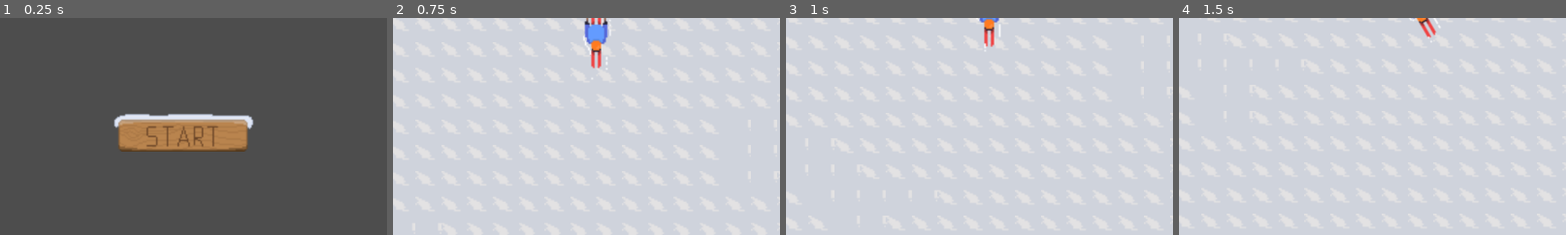
Above: before the commit, frames 1-4 (left to right).
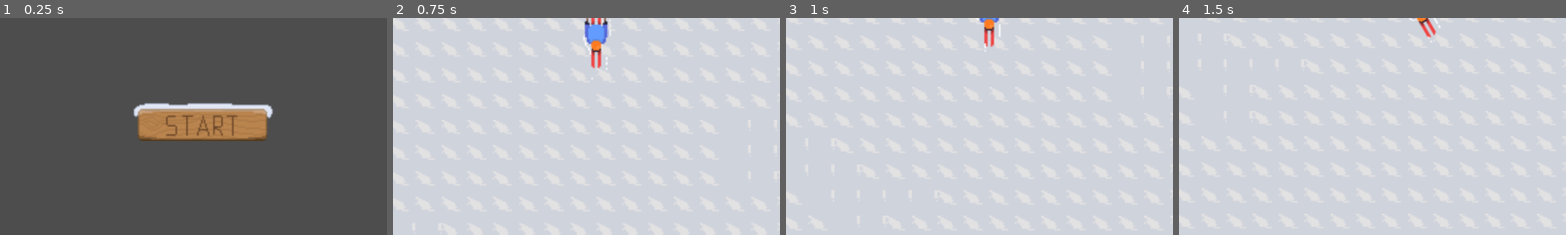
Above: after the commit, the same moments.

Repository: allsers/2dsteep
Game: Godot game, scene res://main_menu.tscn
Same seed, same stepped clock (60 frames per second), same inputs: the game is played once before the commit and once after it.
Inputs (mouse positions are % of the whole screen's width and height, from its top left; square brackets give the same spot before the commit, where the layout moved):
- Up to frame 1 (0.25 s): no input
- Up to frame 2 (0.75 s): click (51, 48) [48, 51] at 0.5 s
- Up to frame 3 (1 s): no input
- Up to frame 4 (1.5 s): hold D (move_right) from 1.28 s (still down)
The pictures show only the part of the screen within x 24-74%, y 25-75%; the shares and areas given below are measured in that part.

The runs differ from the first frame. In frame 1, 6.6% of the frame differs, in the area x 29-71%, y 39-62%; in frame 2, nothing differs; in frame 3, nothing differs; in frame 4, nothing differs.

Commit message:
Center start button

Diff:
--- a/main_menu.tscn
+++ b/main_menu.tscn
@@ -23,10 +23,10 @@
 anchor_top = 0.5
 anchor_right = 0.5
 anchor_bottom = 0.5
-offset_left = -159.0
-offset_top = -24.0
-offset_right = -23.0
-offset_bottom = 16.0
+offset_left = -129.77
+offset_top = -39.53
+offset_right = 6.22998
+offset_bottom = 0.470001
 grow_horizontal = 2
 grow_vertical = 2
 scale = Vector2(2, 2)
--- a/player.tscn
+++ b/player.tscn
@@ -5,6 +5,57 @@
 
 [sub_resource type="RectangleShape2D" id="RectangleShape2D_rlf7o"]
 size = Vector2(20, 44)
+
+[sub_resource type="Animation" id="Animation_hqqyo"]
+length = 0.001
+tracks/0/type = "value"
+tracks/0/imported = false
+tracks/0/enabled = true
+tracks/0/path = NodePath("Sprite2D:texture")
+tracks/0/interp = 1
+tracks/0/loop_wrap = true
+tracks/0/keys = {
+"times": PackedFloat32Array(0),
+"transitions": PackedFloat32Array(1),
+"update": 1,
+"values": [ExtResource("2_kpaij")]
+}
+tracks/1/type = "value"
+tracks/1/imported = false
+tracks/1/enabled = true
+tracks/1/path = NodePath("Sprite2D:hframes")
+tracks/1/interp = 1
+tracks/1/loop_wrap = true
+tracks/1/keys = {
+"times": PackedFloat32Array(0),
+"transitions": PackedFloat32Array(1),
+"update": 1,
+"values": [6]
+}
+tracks/2/type = "value"
+tracks/2/imported = false
+tracks/2/enabled = true
+tracks/2/path = NodePath("Sprite2D:vframes")
+tracks/2/interp = 1
+tracks/2/loop_wrap = true
+tracks/2/keys = {
+"times": PackedFloat32Array(0),
+"transitions": PackedFloat32Array(1),
+"update": 1,
+"values": [1]
+}
+tracks/3/type = "value"
+tracks/3/imported = false
+tracks/3/enabled = true
+tracks/3/path = NodePath("Sprite2D:frame")
+tracks/3/interp = 1
+tracks/3/loop_wrap = true
+tracks/3/keys = {
+"times": PackedFloat32Array(0),
+"transitions": PackedFloat32Array(1),
+"update": 1,
+"values": [0]
+}
 
 [sub_resource type="Animation" id="Animation_ddwks"]
 resource_name = "ski"
@@ -59,57 +110,6 @@
 "values": [0, 1, 2, 3, 4]
 }
 
-[sub_resource type="Animation" id="Animation_hqqyo"]
-length = 0.001
-tracks/0/type = "value"
-tracks/0/imported = false
-tracks/0/enabled = true
-tracks/0/path = NodePath("Sprite2D:texture")
-tracks/0/interp = 1
-tracks/0/loop_wrap = true
-tracks/0/keys = {
-"times": PackedFloat32Array(0),
-"transitions": PackedFloat32Array(1),
-"update": 1,
-"values": [ExtResource("2_kpaij")]
-}
-tracks/1/type = "value"
-tracks/1/imported = false
-tracks/1/enabled = true
-tracks/1/path = NodePath("Sprite2D:hframes")
-tracks/1/interp = 1
-tracks/1/loop_wrap = true
-tracks/1/keys = {
-"times": PackedFloat32Array(0),
-"transitions": PackedFloat32Array(1),
-"update": 1,
-"values": [6]
-}
-tracks/2/type = "value"
-tracks/2/imported = false
-tracks/2/enabled = true
-tracks/2/path = NodePath("Sprite2D:vframes")
-tracks/2/interp = 1
-tracks/2/loop_wrap = true
-tracks/2/keys = {
-"times": PackedFloat32Array(0),
-"transitions": PackedFloat32Array(1),
-"update": 1,
-"values": [1]
-}
-tracks/3/type = "value"
-tracks/3/imported = false
-tracks/3/enabled = true
-tracks/3/path = NodePath("Sprite2D:frame")
-tracks/3/interp = 1
-tracks/3/loop_wrap = true
-tracks/3/keys = {
-"times": PackedFloat32Array(0),
-"transitions": PackedFloat32Array(1),
-"update": 1,
-"values": [0]
-}
-
 [sub_resource type="AnimationLibrary" id="AnimationLibrary_m1nan"]
 _data = {
 "RESET": SubResource("Animation_hqqyo"),
Not shown: 1 places in world.tscn that only renumber resources
